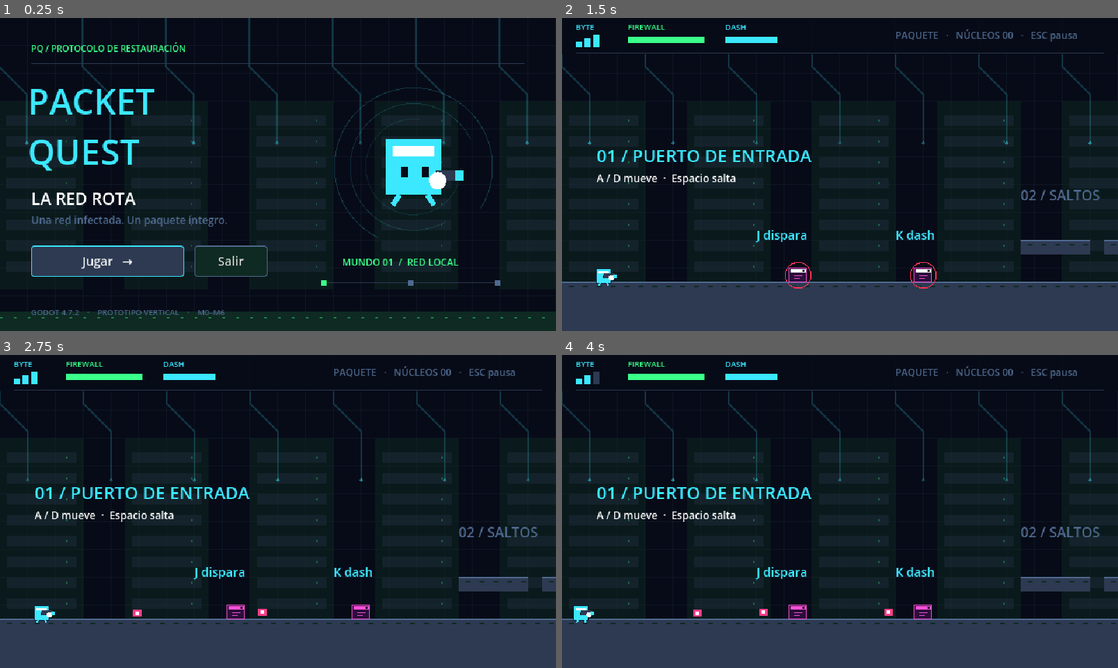
Above: before the commit, frames 1-4 (two rows, left to right).
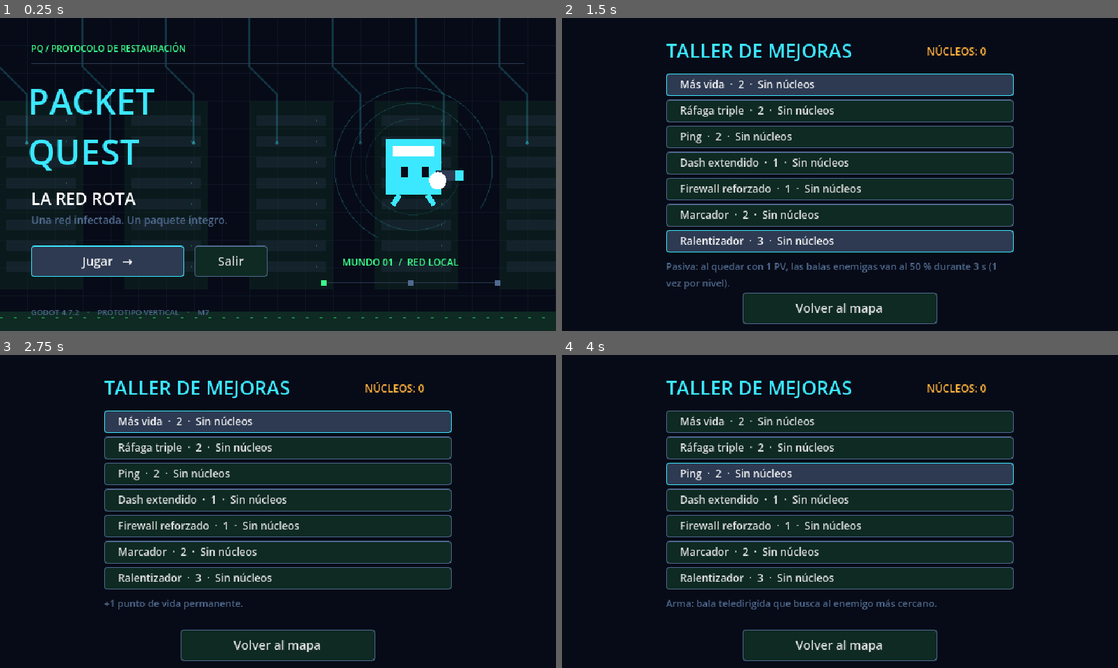
Above: after the commit, the same moments.

Repository: Cristhian-S1/packet-quest
Game: Godot game, scene res://scenes/main/Main.tscn
Same seed, same stepped clock (60 frames per second), same inputs: the game is played once before the commit and once after it.
Inputs (mouse positions are in pixels of both pictures, inside the frame that each line leads up to):
- Up to frame 1 (0.25 s): no input
- Up to frame 2 (1.5 s): click "Jugar →" at 0.5 s; click (867, 249) at 1.25 s, where only the run after the commit has a clickable "Taller"
- Up to frame 3 (2.75 s): click (278, 420) at 2 s, where only the run after the commit has a clickable "Más vida · 2 · Sin núcleos"
- Up to frame 4 (4 s): click (840, 448) at 2.75 s, where only the run after the commit has a clickable "Ráfaga triple · 2 · Sin núcle…"; click (840, 473) at 3.5 s, where only the run after the commit has a clickable "Ping · 2 · Sin núcleos"

The runs differ from the first frame. In frame 1, less than 0.1% of the frame differs, in the area x 36-41%, y 93-95%; in frame 2, 39%, in the area x 0-100%, y 2-100%; in frame 3, 36%; in frame 4, 39%.

Commit message:
feat(m7): taller de mejoras y mapa de la red
Co-Authored-By: Claude Opus 5.5 <noreply@anthropic.com>

Diff:
--- /dev/null
+++ b/game/scenes/main/NetworkMap.tscn
@@ -0,0 +1,6 @@
+[gd_scene load_steps=2 format=3]
+
+[ext_resource type="Script" path="res://scripts/main/network_map.gd" id="1"]
+
+[node name="NetworkMap" type="Node2D"]
+script = ExtResource("1")
--- /dev/null
+++ b/game/scenes/ui/Workshop.tscn
@@ -0,0 +1,6 @@
+[gd_scene load_steps=2 format=3]
+
+[ext_resource type="Script" path="res://scripts/ui/workshop.gd" id="1"]
+
+[node name="Workshop" type="CanvasLayer"]
+script = ExtResource("1")
--- a/game/scripts/autoload/game_state.gd
+++ b/game/scripts/autoload/game_state.gd
@@ -2,6 +2,8 @@
 
 const LEVEL: String = "res://scenes/levels/World1Level1.tscn"
 const BOSS: String = "res://scenes/bosses/RouterBoss.tscn"
+const MAP: String = "res://scenes/main/NetworkMap.tscn"
+const WORKSHOP: String = "res://scenes/ui/Workshop.tscn"
 var data: Dictionary = {}
 var checkpoint: Vector2 = Vector2(48, 296)
 var current_level: String = LEVEL
@@ -71,6 +73,18 @@
 		worlds.append(2)
 	save_error = SaveManager.save_game(data)
 
+func save() -> Error:
+	save_error = SaveManager.save_game(data)
+	return save_error
+
+func open_map() -> void:
+	playing = false
+	change_scene(MAP)
+
+func open_workshop() -> void:
+	playing = false
+	change_scene(WORKSHOP)
+
 func menu() -> void:
 	playing = false
 	change_scene("res://scenes/main/Main.tscn")
--- a/game/scripts/main/main.gd
+++ b/game/scripts/main/main.gd
@@ -8,10 +8,10 @@
 	PQStyle.label_at(self, "PACKET\nQUEST", Vector2(32, 68), 40, PQStyle.CYAN)
 	PQStyle.label_at(self, "LA RED ROTA", Vector2(36, 194), 19)
 	PQStyle.label_at(self, "Una red infectada. Un paquete íntegro.", Vector2(36, 224), 12, PQStyle.EDGE)
-	PQStyle.button(self, "Jugar   →", Vector2(36, 262), GameState.start_run, 176).grab_focus()
+	PQStyle.button(self, "Jugar   →", Vector2(36, 262), GameState.open_map, 176).grab_focus()
 	PQStyle.button(self, "Salir", Vector2(224, 262), _quit, 84)
 	PQStyle.label_at(self, "MUNDO 01  /  RED LOCAL", Vector2(394, 273), 11, PQStyle.GREEN)
-	PQStyle.label_at(self, "GODOT 4.7.2    ·    PROTOTIPO VERTICAL    ·    M0–M6", Vector2(36, 332), 9, PQStyle.EDGE)
+	PQStyle.label_at(self, "GODOT 4.7.2    ·    PROTOTIPO VERTICAL    ·    M7", Vector2(36, 332), 9, PQStyle.EDGE)
 
 func _process(delta: float) -> void:
 	age += delta
--- /dev/null
+++ b/game/scripts/main/network_map.gd
@@ -0,0 +1,42 @@
+extends Node2D
+## Mapa de la red: seis segmentos en línea; solo el Mundo 1 tiene contenido.
+
+const WORLDS: Array[String] = ["Red Local", "Wi-Fi", "Firewall", "Servidor", "Nube", "Centro de datos"]
+const NODE_Y: float = 150.0
+var age: float = 0.0
+
+func _ready() -> void:
+	StageBuilder.background(self)
+	PQStyle.label_at(self, "MAPA DE LA RED", Vector2(36, 28), 22, PQStyle.CYAN)
+	PQStyle.label_at(self, "NÚCLEOS: %d" % int(GameState.data.get("data_cores", 0)), Vector2(500, 36), 12, PQStyle.AMBER)
+	var unlocked: Array = GameState.data.get("unlocked_worlds", [1])
+	for index: int in range(WORLDS.size()):
+		var x: float = node_x(index)
+		var name_label: Label = PQStyle.label_at(self, "%02d\n%s" % [index + 1, WORLDS[index]], Vector2(x - 44, NODE_Y + 22), 10)
+		name_label.size.x = 88
+		name_label.horizontal_alignment = HORIZONTAL_ALIGNMENT_CENTER
+		if index > 0:
+			var status: String = "PRÓXIMAMENTE" if float(index + 1) in unlocked or (index + 1) in unlocked else "BLOQUEADO"
+			var status_label: Label = PQStyle.label_at(self, status, Vector2(x - 44, NODE_Y + 56), 8, PQStyle.EDGE)
+			status_label.size.x = 88
+			status_label.horizontal_alignment = HORIZONTAL_ALIGNMENT_CENTER
+	PQStyle.button(self, "Entrar: Red Local  →", Vector2(36, 250), GameState.start_run, 240).grab_focus()
+	PQStyle.button(self, "Taller", Vector2(292, 250), GameState.open_workshop, 120)
+	PQStyle.button(self, "Menú", Vector2(428, 250), GameState.menu, 120)
+
+static func node_x(index: int) -> float:
+	return 70.0 + index * 100.0
+
+func _process(delta: float) -> void:
+	age += delta
+	queue_redraw()
+
+func _draw() -> void:
+	for index: int in range(WORLDS.size()):
+		var center: Vector2 = Vector2(node_x(index), NODE_Y)
+		if index < WORLDS.size() - 1:
+			draw_line(center + Vector2(12, 0), Vector2(node_x(index + 1) - 12, NODE_Y), PQStyle.CHIP, 2)
+		var color: Color = PQStyle.GREEN if index == 0 else PQStyle.EDGE
+		var pulse: float = 12.0 + (sin(age * 3.0) * 2.0 if index == 0 else 0.0)
+		draw_arc(center, pulse, 0, TAU, 32, color, 2)
+		draw_rect(Rect2(center - Vector2(5, 5), Vector2(10, 10)), color)
--- a/game/scripts/ui/victory_screen.gd
+++ b/game/scripts/ui/victory_screen.gd
@@ -6,5 +6,5 @@
 	subtitle("MUNDO 01 / RED LOCAL · Router Furioso neutralizado")
 	subtitle("Núcleos de datos: %d" % int(GameState.data.get("data_cores", 0)), 160)
 	subtitle("Partida guardada" if GameState.save_error == OK else "No se pudo escribir el guardado (%d)" % GameState.save_error, 184)
-	PQStyle.button(panel, "Volver a jugar", Vector2(208, 224), GameState.start_run).grab_focus()
+	PQStyle.button(panel, "Continuar al mapa", Vector2(208, 224), GameState.open_map).grab_focus()
 	PQStyle.button(panel, "Menú principal", Vector2(208, 264), GameState.menu)
--- /dev/null
+++ b/game/scripts/ui/workshop.gd
@@ -0,0 +1,79 @@
+extends PacketScreen
+## Taller de Mejoras: comprar con núcleos de datos y equipar armas/pasiva.
+
+const ROW_Y: float = 64.0
+const ROW_STEP: float = 30.0
+var rows: Array[Button] = []
+var cores_label: Label
+var description: Label
+
+func _ready() -> void:
+	super._ready()
+	PQStyle.label_at(panel, "TALLER DE MEJORAS", Vector2(120, 22), 22, PQStyle.CYAN)
+	cores_label = PQStyle.label_at(panel, "", Vector2(420, 30), 12, PQStyle.AMBER)
+	for item: UpgradeData in Catalog.upgrades():
+		var row: Button = _row_button(Vector2(120, ROW_Y + rows.size() * ROW_STEP))
+		row.pressed.connect(_press.bind(item.id))
+		row.focus_entered.connect(_describe.bind(item))
+		row.mouse_entered.connect(_describe.bind(item))
+		rows.append(row)
+	description = PQStyle.label_at(panel, "", Vector2(120, 278), 11, PQStyle.EDGE)
+	description.size.x = 400
+	description.autowrap_mode = TextServer.AUTOWRAP_WORD_SMART
+	PQStyle.button(panel, "Volver al mapa", Vector2(208, 316), GameState.open_map)
+	_refresh()
+	if not rows.is_empty():
+		rows[0].grab_focus()
+
+func _row_button(pos: Vector2) -> Button:
+	var button: Button = Button.new()
+	button.position = pos
+	button.size = Vector2(400, 26)
+	button.alignment = HORIZONTAL_ALIGNMENT_LEFT
+	button.add_theme_font_size_override("font_size", 12)
+	for state: String in ["normal", "hover", "focus", "pressed"]:
+		var style: StyleBoxFlat = PQStyle.panel(PQStyle.CHIP if state in ["hover", "focus"] else PQStyle.BOARD,
+			PQStyle.CYAN if state in ["hover", "focus"] else PQStyle.EDGE)
+		style.content_margin_top = 4
+		style.content_margin_bottom = 4
+		button.add_theme_stylebox_override(state, style)
+	panel.add_child(button)
+	return button
+
+## Estado mostrado en la fila: Comprar, Sin núcleos, Instalada, Equipada o Equipar.
+static func status(data: Dictionary, item: UpgradeData) -> String:
+	if not Progression.owns(data, item.id):
+		return "Comprar" if Progression.can_buy(data, item.id) else "Sin núcleos"
+	match item.kind:
+		UpgradeData.Kind.PERMANENT:
+			return "Instalada"
+		UpgradeData.Kind.WEAPON:
+			return "Equipada" if item.id in Progression.equipped_weapons(data) else "Equipar"
+		_:
+			return "Equipada" if Progression.has_effect(data, item.id) else "Equipar"
+
+func _press(id: StringName) -> void:
+	var data: Dictionary = GameState.data
+	var item: UpgradeData = Catalog.upgrade(id)
+	var changed: bool = false
+	if not Progression.owns(data, id):
+		changed = Progression.buy(data, id)
+	elif item.kind == UpgradeData.Kind.WEAPON:
+		changed = Progression.toggle_weapon(data, id)
+	elif item.kind == UpgradeData.Kind.PASSIVE:
+		changed = Progression.set_passive(data, &"" if Progression.has_effect(data, id) else id)
+	if changed:
+		GameState.save()
+		AudioManager.play_sfx(&"upgrade")
+	_refresh()
+
+func _describe(item: UpgradeData) -> void:
+	description.text = item.description
+
+func _refresh() -> void:
+	var data: Dictionary = GameState.data
+	cores_label.text = "NÚCLEOS: %d" % int(data.get("data_cores", 0))
+	var items: Array[UpgradeData] = Catalog.upgrades()
+	for index: int in range(rows.size()):
+		var item: UpgradeData = items[index]
+		rows[index].text = "%s  ·  %d  ·  %s" % [item.display_name, item.cost, status(data, item)]
--- a/game/tests/test_progression.gd
+++ b/game/tests/test_progression.gd
@@ -13,6 +13,7 @@
 	_test_cannot_unequip_last_weapon()
 	_test_passive_rules()
 	_test_equipped_filters_invalid()
+	_test_workshop_status()
 	finished = true
 	return errors
 
@@ -67,6 +68,19 @@
 	check(Progression.set_passive(data, &""), "desequipar pasiva")
 	check(not Progression.has_effect(data, &"marker"), "pasiva desequipada sin efecto")
 
+func _test_workshop_status() -> void:
+	var workshop: Script = load("res://scripts/ui/workshop.gd") as Script
+	var data: Dictionary = fresh(2)
+	check(workshop.call("status", data, Catalog.upgrade(&"slowdown")) == "Sin núcleos", "taller: sin núcleos")
+	check(workshop.call("status", data, Catalog.upgrade(&"triple")) == "Comprar", "taller: comprar")
+	Progression.buy(data, &"triple")
+	check(workshop.call("status", data, Catalog.upgrade(&"triple")) == "Equipada", "taller: arma equipada")
+	Progression.toggle_weapon(data, &"triple")
+	check(workshop.call("status", data, Catalog.upgrade(&"triple")) == "Equipar", "taller: arma sin equipar")
+	data["data_cores"] = 2
+	Progression.buy(data, &"more_health")
+	check(workshop.call("status", data, Catalog.upgrade(&"more_health")) == "Instalada", "taller: permanente")
+
 func _test_equipped_filters_invalid() -> void:
 	var data: Dictionary = fresh(0)
 	data["equipped"]["weapons"] = ["laser", "ping"]
--- a/game/tests/test_scenes_load.gd
+++ b/game/tests/test_scenes_load.gd
@@ -4,7 +4,7 @@
 	var errors: PackedStringArray = []
 	var paths: PackedStringArray = []
 	_find_scenes("res://scenes", paths)
-	if paths.size() < 18: errors.append("faltan escenas requeridas")
+	if paths.size() < 20: errors.append("faltan escenas requeridas (%d)" % paths.size())
 	for path: String in paths:
 		var packed: PackedScene = load(path) as PackedScene
 		if packed == null:
Not shown, added: game/scripts/main/network_map.gd.uid
Not shown, added: game/scripts/ui/workshop.gd.uid
